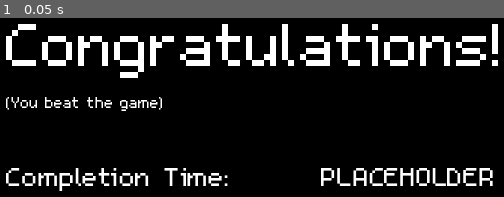
Above: before the commit, frame 1.
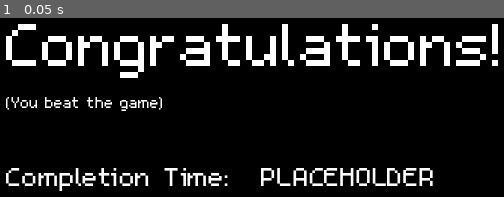
Above: after the commit, the same moment.

Repository: ReusableChopsticks/Platformer2024
Game: Godot game, scene res://scenes/UI/end_screen.tscn
Same seed, same stepped clock (60 frames per second), same inputs: the game is played once before the commit and once after it. This scene is started directly instead of the project's main scene.
Inputs:
- Up to frame 1 (0.05 s): no input

The runs differ from the first frame. In frame 1, 2.5% of the frame differs, in the area x 51-98%, y 83-94%.
Error in both runs: Invalid access to property or key 'start_time' on a base object of type 'Window'. (res://scenes/UI/end_screen.gd:13)

Commit message:
fixed format time for best time display

Diff:
--- a/scenes/UI/end_screen.gd
+++ b/scenes/UI/end_screen.gd
@@ -19,10 +19,10 @@
 		## Update best time
 		if level_manager.completion_time < player_stats.best_time:
 			player_stats.best_time = level_manager.completion_time
-			%Time.text += "(New best!)"
+			%Time.text += "   (New best!)"
 		elif player_stats.best_time == -1: # no time set yet
 			player_stats.best_time = level_manager.completion_time
-			%Time.text += "(New best!)"
+			%Time.text += "   (New best!)"
 
 	$AnimationPlayer.play("cutscene")
 
--- a/scenes/UI/end_screen.tscn
+++ b/scenes/UI/end_screen.tscn
@@ -335,7 +335,7 @@
 
 [node name="GridContainer" type="GridContainer" parent="MarginContainer/VBoxContainer"]
 layout_mode = 2
-theme_override_constants/h_separation = 30
+theme_override_constants/h_separation = 10
 columns = 2
 
 [node name="TimeLabel" type="Label" parent="MarginContainer/VBoxContainer/GridContainer"]
--- a/scenes/UI/main_menu.gd
+++ b/scenes/UI/main_menu.gd
@@ -10,6 +10,7 @@
 signal credits_pressed
 
 func _ready():
+	print(Calc.format_minutes(105021))
 	update_display()
 
 func update_display():
--- a/scenes/interfaces/Calc.gd
+++ b/scenes/interfaces/Calc.gd
@@ -19,7 +19,9 @@
 	if milliseconds == -1:
 		return "Not set yet!"
 
-	var total_sec = milliseconds / 1000.0
-	var min = total_sec / 60
-	var sec = total_sec - (total_sec / 60.0)
-	return "%sm %ss"
+	var sec: int = int(milliseconds / 1000) % 60
+	var min: int = int(milliseconds / (1000 * 60)) % 60
+	var mil: int = int(milliseconds) % 1000
+
+	return "%0*d:%0*d.%0*d" % [2, min, 2, sec, 4, mil]
+	#return "%sm %ss %0*dms" % [str(min), str(sec), 4, mil]
